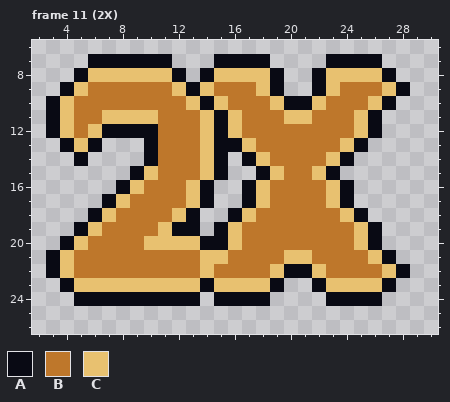
One commit to this pixel-art file: assets/asesprite/cards.aseprite. The picture above was drawn from the file before the commit.
32x32 pixels, 13 frames. Shown: frame 11 (2X): x 2..30, y 6..26. The commit also changed other frames, which this record leaves out.
Palette (. is transparent): A #090a14  B #be772b  C #e8c170
Pixels before, frame 11 (2X), first column x 3:
 7 ...AAAAAA...AAAA....AAAA..
 8 ..ACCCCCCA.ACCCCA..ACCCCA.
 9 .ACBBBBBBCACBBBCA..ACBBBCA
10 ACBBBBBBBBCACBBBCAACBBBCA.
11 ACBBCCCCBBBCACBBBCCBBBCA..
12 ACBCAAAABBBCACBBBBBBBBCA..
13 .ACA...ABBBCAACBBBBBBCA...
14 ..A....ABBBCA.ACBBBBCA....
15 ......ACBBBCA..ACBBCA.....
16 .....ACBBBCA..ACBBBBCA....
17 ....ACBBBBCA..ACBBBBCA....
18 ...ACBBBBCA..ACBBBBBBCA...
19 ..ACBBBBCAA.ACBBBBBBBBCA..
20 .ACBBBBCCCCAACBBBBBBBBCA..
21 ACBBBBBBBBBCCBBBBCCBBBBCA.
22 ACBBBBBBBBBCBBBBCAACBBBBCA
23 .ACCCCCCCCCACCCCA..ACCCCA.
24 ..AAAAAAAAA.AAAA....AAAA..
After:
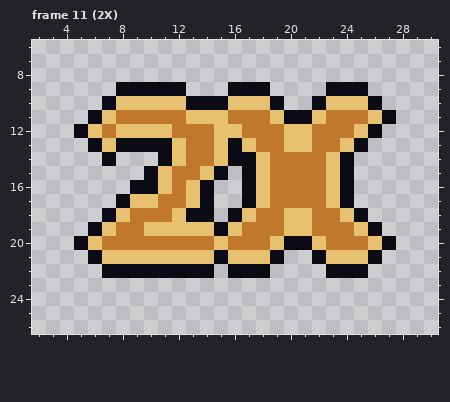
From old to new:
Changed rows in their new state; - is an unchanged pixel.
Frame 11 (2X):
first column x 3:
 7 ---......---....----....--
 8 --........-......--......-
 9 -....AAAAA...AAA.--.AAA...
10 ....ACCCCCA-ACCCA..ACCCA.-
11 ...A-BBB--C-CB--CAAC--BCA-
12 ..A-BCCCC--BC----CC-------
13 -..-CAA-AC-BC----CC-------
14 --.-A--.AC-BCA------------
15 ------.AC-----ACB--BCA----
16 -----.AAC-----------------
17 ----.ACC------------------
18 ---.AC-----A-----CC-------
19 --.AC--C-CCC-----CC-------
20 -.AC---BBBBBCB--CAAC--BCA-
21 ...ACCCCCCC-ACCCA..ACCCA.-
22 ....AAAAAAAA.AAA....AAA...
23 -................--......-
24 --.........-....----....--
Where, in picture pixels (left, top, right, bottom), the same in both pictures:
changed: (46, 54, 410, 306)
